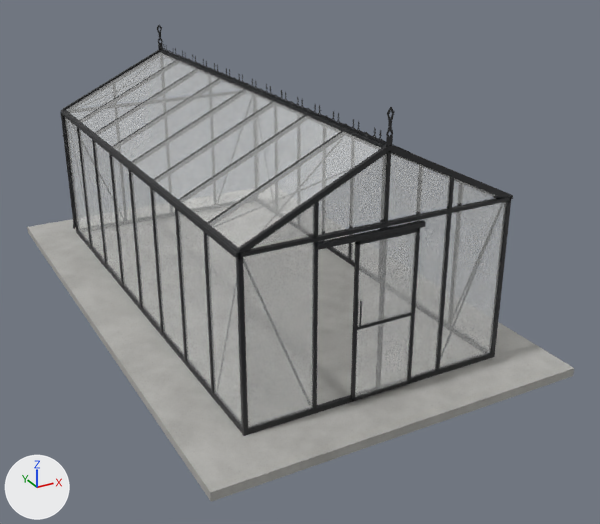
An edit to the glTF model models/scandiglas/sg-rect-10-2-19-11-decor.glb, drawn before and after from the same camera.
The view is the same before and after, from a 50 mm lens placed at (-4.34, -5.55, 4.8), pointed at (0.36, 3.0, 0.52). Every picture has the same lights, and +X, +Y and +Z are marked at lower left. The older version comes first. Vertices at exactly the same position are counted once.

Names of what the first picture shows: 'scandiglas-rect-10-2-19-11-decor'.
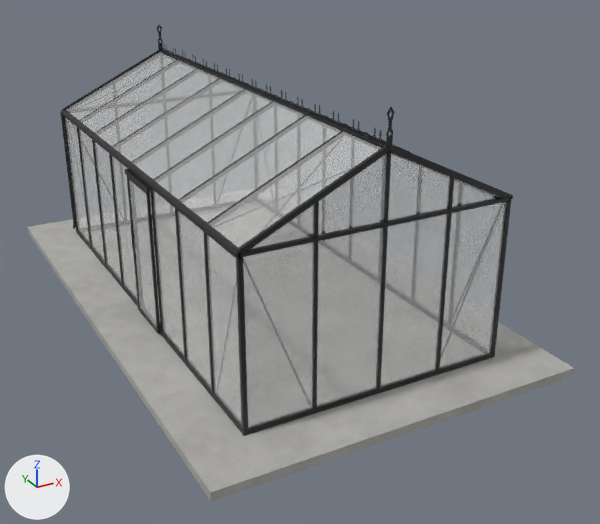
The newer file is also turned or shifted as a whole; pictures and numbers use the older file's frame.

Pixel boxes (x1, y1, x2, y2) of what changed, in the pictures (600 x 524 px; the box of a moved part takes in the faces that stretch with it):
```json
{"part": 1, "of": "me_scandiglas", "change": "moved or reshaped", "before": [351, 228, 420, 402], "after": [127, 176, 160, 334]}
{"part": 2, "of": "me_scandiglas", "change": "moved or reshaped", "before": [131, 172, 161, 328], "after": [131, 226, 134, 248]}
{"part": 3, "of": "me_scandiglas", "change": "moved or reshaped", "before": [355, 233, 416, 397], "on screen": "not visible afterwards"}
{"part": 4, "of": "me_scandiglas", "change": "moved or reshaped", "after": [124, 169, 152, 192], "on screen": "not visible before"}
{"part": 5, "of": "me_scandiglas", "change": "moved or reshaped", "before": [353, 312, 412, 331], "on screen": "not visible afterwards"}
{"part": 6, "of": "me_scandiglas", "change": "moved or reshaped", "before": [316, 220, 426, 250], "after": [129, 180, 157, 328]}
{"part": 7, "of": "me_scandiglas", "change": "moved or reshaped", "before": [359, 301, 362, 327], "after": [317, 227, 384, 407]}
{"part": 8, "of": "me_scandiglas", "change": "surface changed", "before": [71, 166, 474, 459], "after": [71, 166, 474, 459]}
```

The change, as JSON lines over the scene's bpy script:
```json
{"block": "me_scandiglas", "where": "# used by ob_scandiglas_rect_10_2_19_11_decor; location = (0.0, 0.0, 0.0)"}
{"op": "remove", "block": "me_scandiglas", "code": "me_scandiglas.from_pydata(...)  # 24196 vertices, 47083 faces; spans x -2.19..2.19, y 0.0..7.35, z -0.1..3.05"}
{"op": "add", "block": "me_scandiglas", "code": "me_scandiglas.from_pydata(...)  # 24172 vertices, 47038 faces; spans x -2.19..2.19, y 0.0..7.35, z -0.1..3.05"}
{"block": "me_scandiglas", "change": "me_scandiglas part 1: the loose piece of 70 vertices spanning x -0.36..0.38, y 0.58..0.61, z 0.03..1.81 is turned -90 degrees about the z axis through its middle, then moved by (-1.6, 2.7, 0.0)"}
{"block": "me_scandiglas", "change": "me_scandiglas part 2: the loose piece of 24 vertices spanning x -1.55, y 2.93..3.66, z 0.06..1.89 is scaled about its middle by (3.01, 0.0193, 0.153), then moved by (-0.07, 0.3, 0.07), in mat_powder"}
{"block": "me_scandiglas", "change": "me_scandiglas part 3: the loose piece of 24 vertices spanning x -0.32..0.35, y 0.6, z 0.07..1.77 is scaled about its middle by (0, -3.19e-05, 0.164), then moved by (-1.57, 3.0, 0.12), in mat_powder"}
{"block": "me_scandiglas", "change": "me_scandiglas part 4: the loose piece of 24 vertices spanning x -0.76..-0.02, y 0.62..0.66, z 1.81..1.85 is scaled about its middle by (0.0812, 19.8, 1.25), then moved by (-1.2, 2.64, 0.01)"}
{"block": "me_scandiglas", "change": "me_scandiglas part 5: the loose piece of 24 vertices spanning x -0.36..0.38, y 0.58..0.61, z 0.85..0.88 is turned -90 degrees about the z axis through its middle and scaled by 0.98, then moved by (-1.56, 2.7, 0.96)"}
{"block": "me_scandiglas", "change": "me_scandiglas part 6: the loose piece of 24 vertices spanning x -0.78..0.43, y 0.57..0.63, z 1.82..1.87 is scaled about its middle by (-0.0022, 10.8, 34.2), then moved by (-1.42, 2.7, -0.93), in mat_glass (white #fdfefd)"}
{"block": "me_scandiglas", "change": "me_scandiglas part 7: the loose piece of 24 vertices spanning x -0.3..-0.29, y 0.56..0.57, z 0.9..1.18 is scaled about its middle by (52.8, 0.333, 6.52), then moved by (-0.09, 0.07, -0.07), in mat_glass (white #fdfefd)"}
{"block": "me_scandiglas", "change": "me_scandiglas part 8: 45561 kept faces spanning x -2.19..2.19, y 0.0..7.35, z -0.1..3.05 get new texture (UV) coordinates"}
{"block": "me_scandiglas", "change": "other edits to the shape of me_scandiglas do not show in these pictures"}
```
